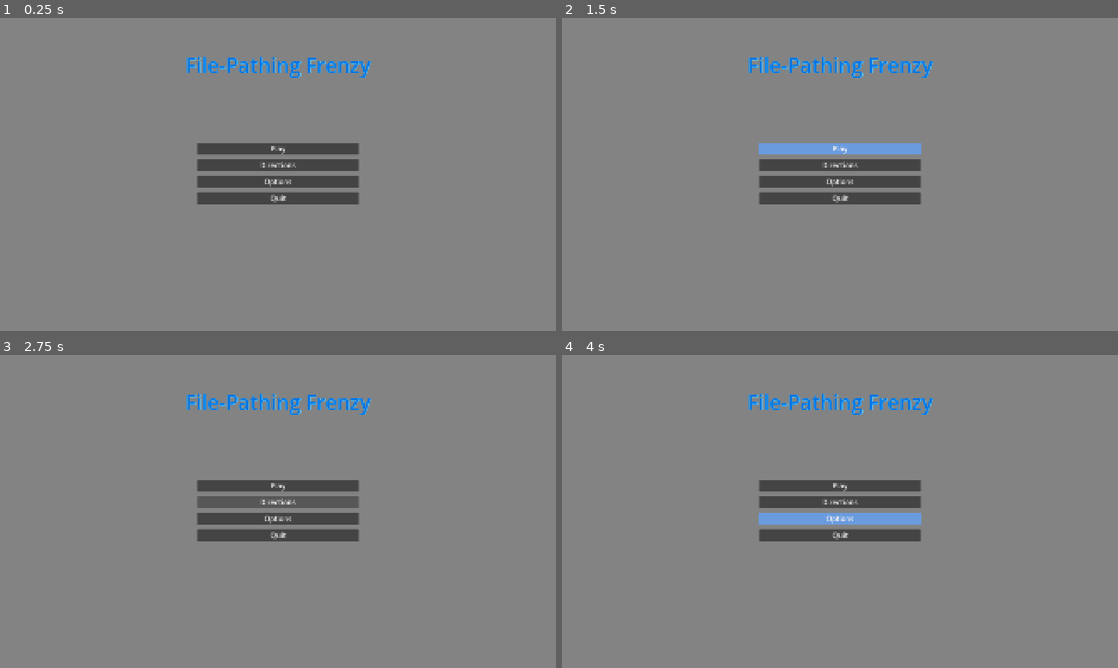
Above: before the commit, frames 1-4 (two rows, left to right).
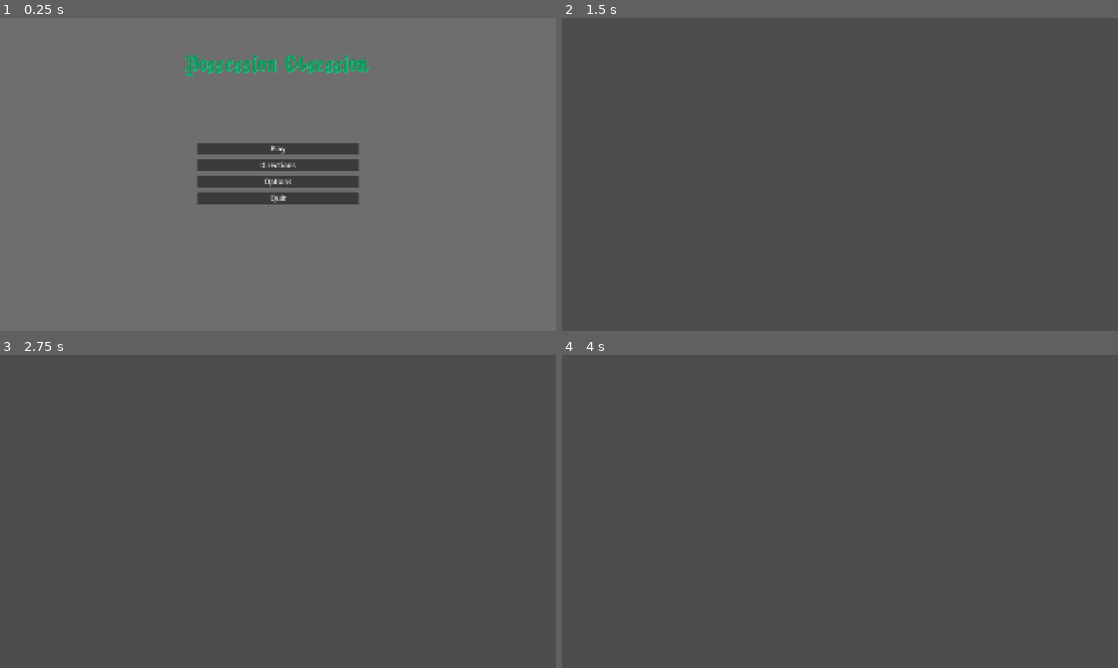
Above: after the commit, the same moments.

Repository: AvatarKeing/GameJam22
Game: Godot game, scene res://Scenes/menu.tscn
Two runs of this game, one before a commit and one after it. Both use one fixed random seed, a clock stepped at 60 frames per second and the inputs below.
Inputs (mouse positions are in pixels of both pictures, inside the frame that each line leads up to):
- Up to frame 1 (0.25 s): no input
- Up to frame 2 (1.5 s): click "Play" at 0.5 s; click (840, 149) at 1.25 s, where only the run before the commit has a clickable "Play"
- Up to frame 3 (2.75 s): click (278, 502) at 2 s, where only the run before the commit has a clickable "Directions"
- Up to frame 4 (4 s): click (840, 517) at 2.75 s, where only the run before the commit has a clickable "Options"; hold D (right) from 3.53 s (still down)

The runs differ from the first frame. In frame 1, 1.4% of the frame differs, in the area x 33-67%, y 11-20%; in frame 2, 97%; in frame 3, 96%; in frame 4, 97%, in the area x 0-100%, y 0-100%.

Commit message:
Changed Some Main Screen Stuff

Diff:
--- a/Scenes/menu.tscn
+++ b/Scenes/menu.tscn
@@ -1,6 +1,7 @@
 [gd_scene format=3 uid="uid://cm08u8k5ymyxi"]
 
 [ext_resource type="Script" uid="uid://bvqngx41mt3uf" path="res://Scripts/menu.gd" id="1_con2f"]
+[ext_resource type="FontFile" uid="uid://da1ynrnyxdsm" path="res://Font/PixelWarden.ttf" id="2_xhh6f"]
 
 [sub_resource type="StyleBoxFlat" id="StyleBoxFlat_yhmj0"]
 bg_color = Color(0.416999, 0.607826, 0.871154, 1)
@@ -28,7 +29,7 @@
 anchor_bottom = 1.0
 grow_horizontal = 2
 grow_vertical = 2
-color = Color(0.513233, 0.513233, 0.513233, 1)
+color = Color(0.43452916, 0.43024474, 0.43024477, 1)
 
 [node name="Label" type="Label" parent="." unique_id=387957490]
 layout_mode = 1
@@ -40,10 +41,11 @@
 offset_right = 640.0
 offset_bottom = 279.0
 grow_horizontal = 2
-theme_override_colors/font_color = Color(0, 0.457808, 0.897168, 1)
-theme_override_colors/font_shadow_color = Color(0.387679, 0.822014, 1, 1)
+theme_override_colors/font_color = Color(0.09019608, 0.5647059, 0.34901962, 1)
+theme_override_colors/font_shadow_color = Color(1.0781288e-05, 0.9043947, 0.5707307, 1)
+theme_override_fonts/font = ExtResource("2_xhh6f")
 theme_override_font_sizes/font_size = 70
-text = "File-Pathing Frenzy"
+text = "Possession Obsession"
 horizontal_alignment = 1
 vertical_alignment = 1
 
--- a/Scripts/menu.gd
+++ b/Scripts/menu.gd
@@ -3,7 +3,7 @@
 func _ready():
 	pass
 func _on_play_pressed():
-	get_tree().change_scene_to_file("res://scenes/main_area_of_ship.tscn")
+	get_tree().change_scene_to_file("res://Scenes/Level1.tscn")
 
 func _on_options_pressed():
 	get_tree().change_scene_to_file("res://scenes/options_menu.tscn")
Binary file added: Font/PixelWarden.ttf
Not shown, added: Font/PixelWarden.ttf.import
Binary file added: Font/Spooky Ghoster.otf
Not shown, added: Font/Spooky Ghoster.otf.import
